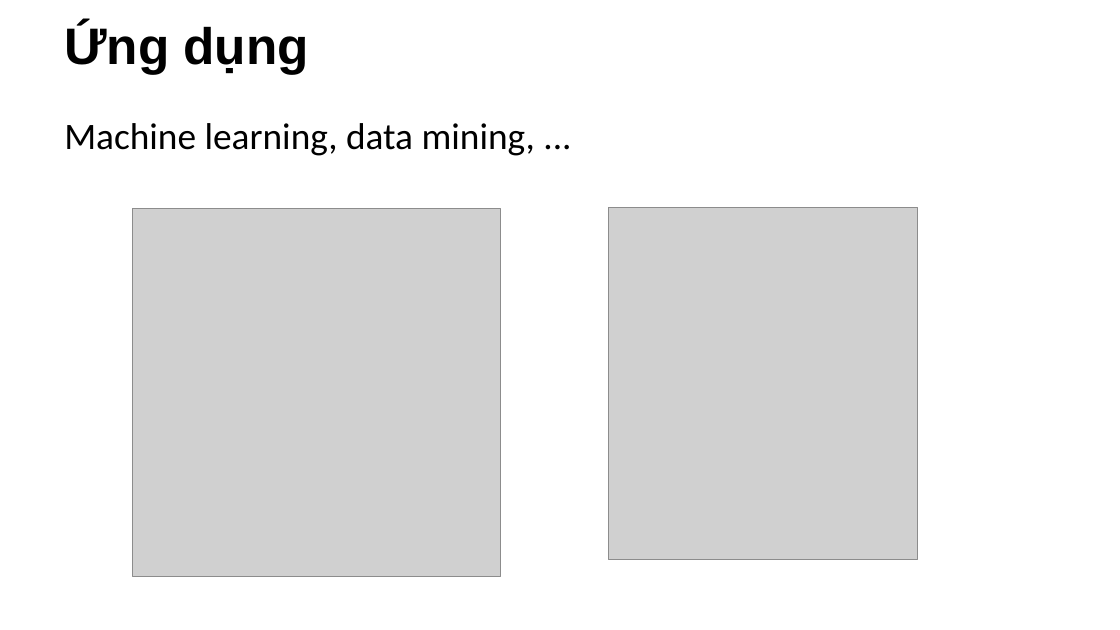
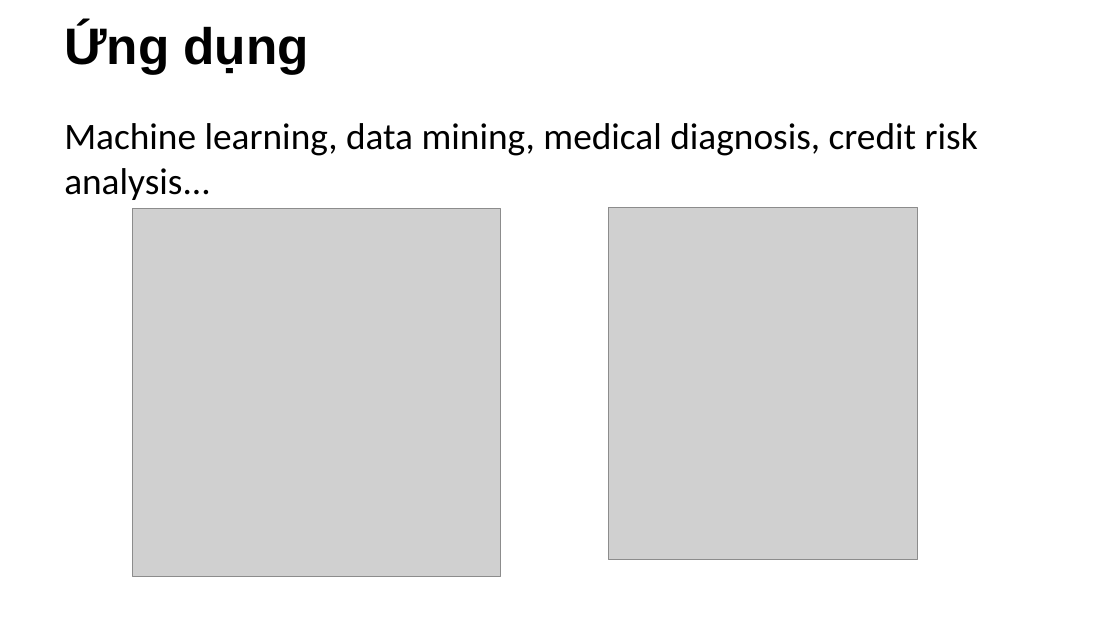
Before and after one commit to NCMyTu/CS523, a slide deck: slide 36 of slide/decision_tree.pptx (slide 34 before the commit). Drawn at 1120x630 pixels with LibreOffice and Linux fonts; fonts in the diff are those of the drawing; grey boxes stand for pictures; background and template pictures are left out. Boxes give left, top, right and bottom in pixels: in the first picture for what was removed or moved away, otherwise in the second. Text is boxed around its words. In the diff, an @@ line names an element or a change of style, - is before the commit and + after.

```diff
--- a/slide/decision_tree.pptx
+++ b/slide/decision_tree.pptx
@@ text at [64,123,978,200]: text changed @@
-Machine learning, data mining, ...
+Machine learning, data mining, medical diagnosis, credit risk analysis...
```
Also in this commit, not shown: 8 other slides changed, 2 slides added.
